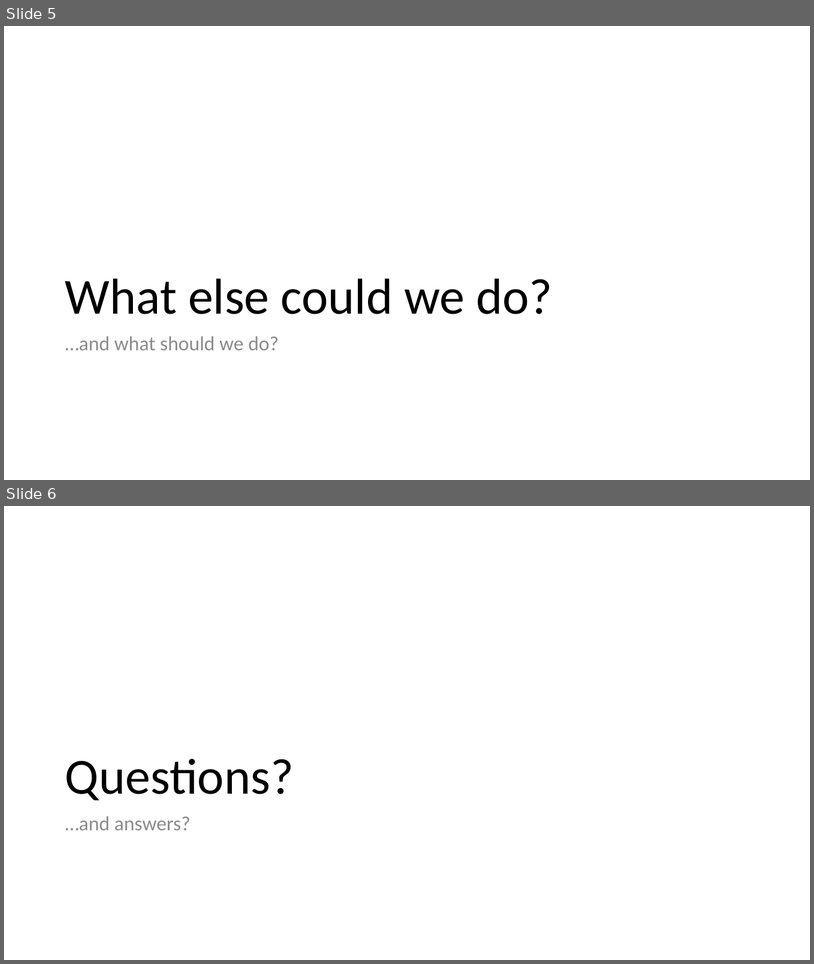
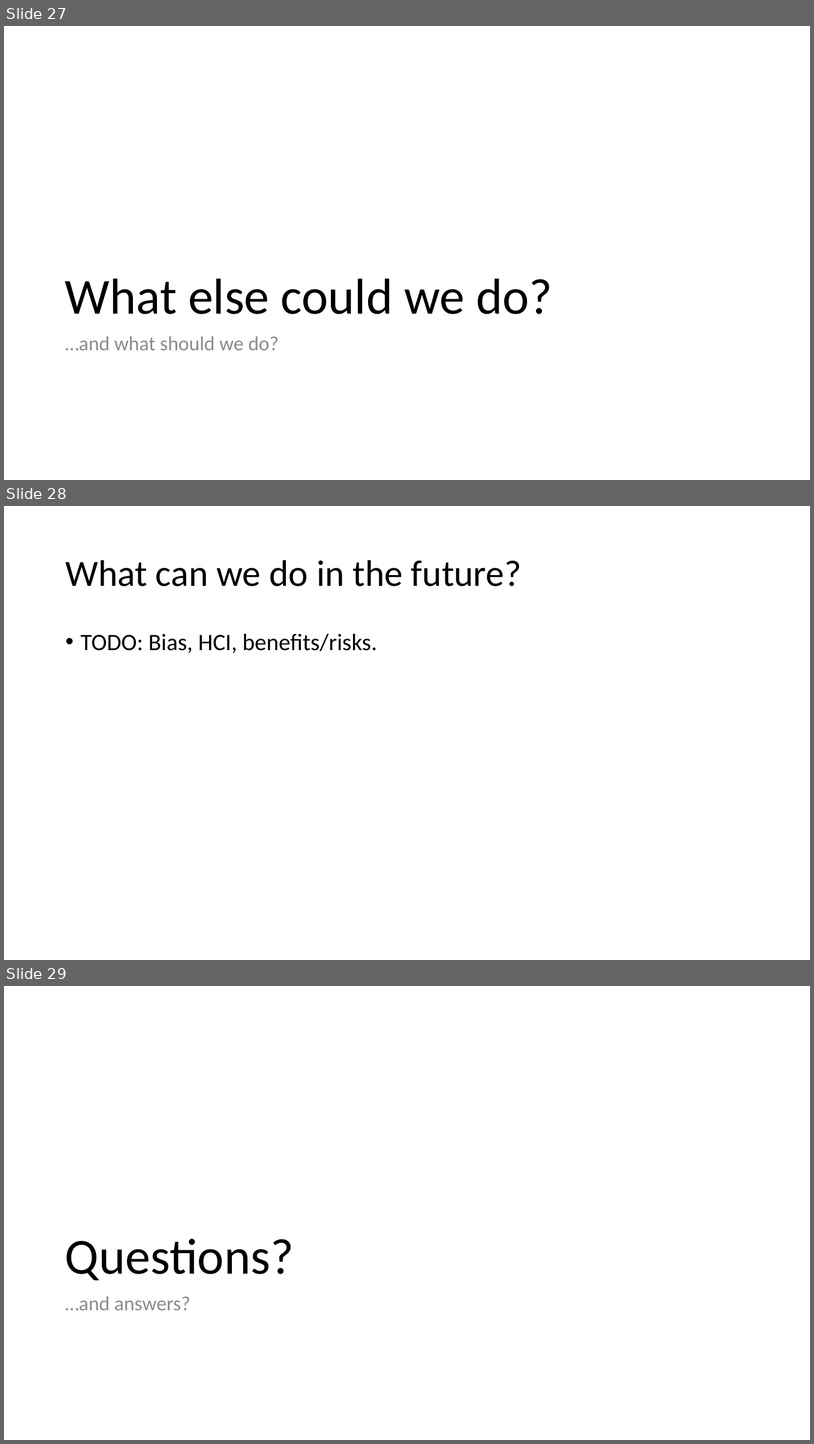
Before and after one commit to cchen23/AI4ALL_NLP, a slide deck: splash_slides.pptx. Shown one above the other, each under a label of ours: slides 5 and 6 before the commit, slides 27, 28 and 29 after it. The pictures are 814x964 and 814x1444 pixels, drawn with LibreOffice and Linux fonts; fonts in the diff are those of the drawing. Boxes give left, top, right and bottom in pixels: in the first picture for what was removed or moved away, otherwise in the second. Text is boxed around its words. In the diff, an @@ line names an element or a change of style, - is before the commit and + after.

```diff
--- a/splash_slides.pptx
+++ b/splash_slides.pptx
@@ slide 28 added at box(4, 506, 810, 960), background #FFFFFF @@
@@ title added at box(65, 560, 522, 586), 44 pt, text #000000 @@
+What can we do in the future?
@@ text added at box(81, 633, 378, 653), 28 pt, text #000000 @@
+• TODO: Bias, HCI, benefits/risks.
@@ what was slide 5 is now slide 27 @@
@@ what was slide 6 is now slide 29 @@
```
Also in this commit, not shown: 22 other slides added.
